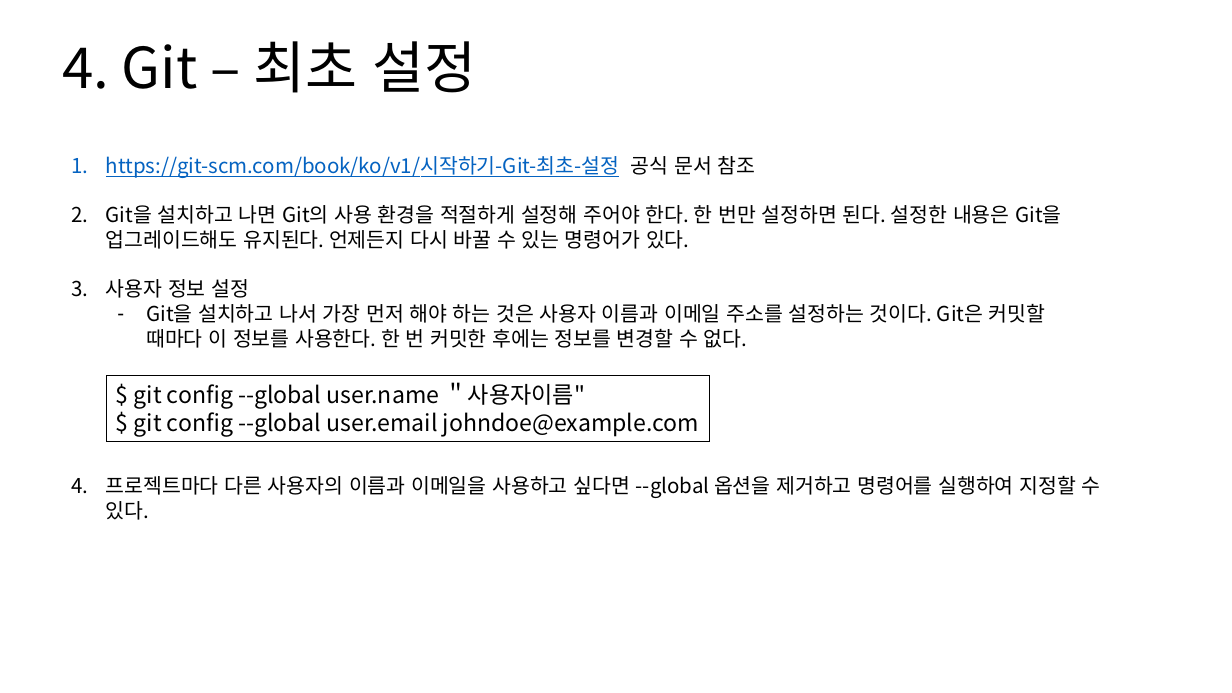
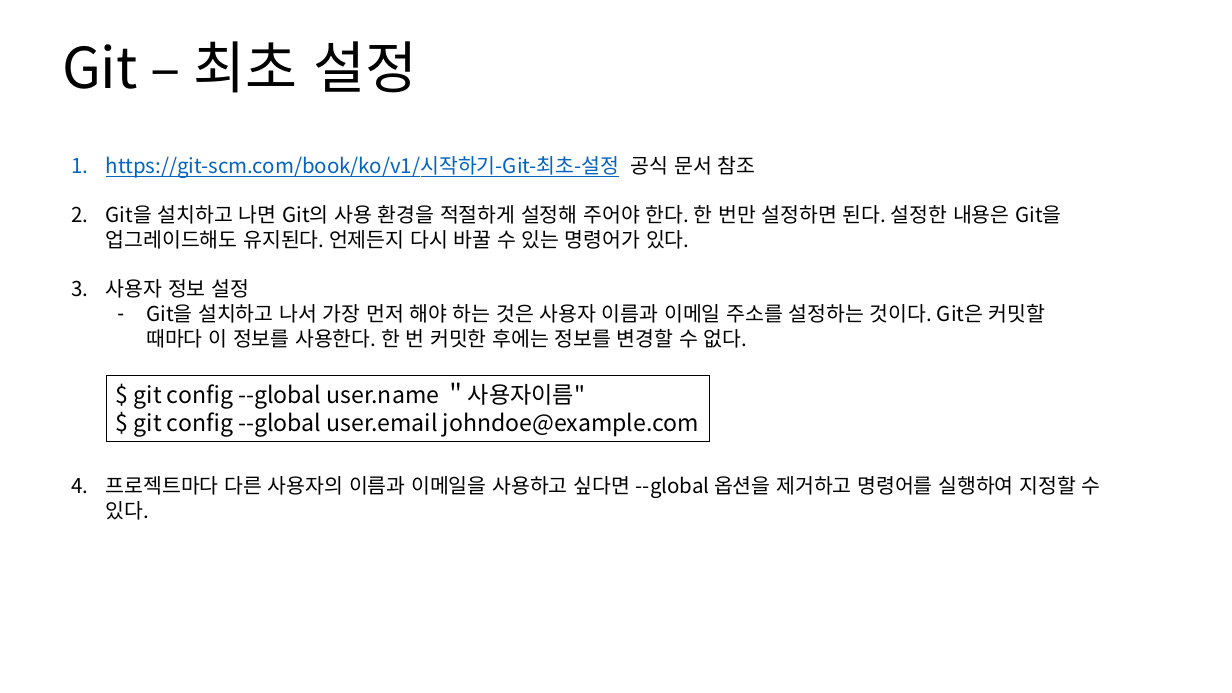
Before and after one commit to SungIn-Shin/git_powerpoint, a slide deck: slide 6 of git_from_the_hell.pptx (slide 7 before the commit). Drawn at 1232x693 pixels with LibreOffice and Linux fonts; fonts in the diff are those of the drawing. Boxes give left, top, right and bottom in pixels: in the first picture for what was removed or moved away, otherwise in the second. Text is boxed around its words. In the diff, an @@ line names an element or a change of style, - is before the commit and + after.

```diff
--- a/git_from_the_hell.pptx
+++ b/git_from_the_hell.pptx
@@ title at [62, 41, 417, 93]: text changed @@
-4. Git – 최초 설정
+Git – 최초 설정
```
Also in this commit, not shown: 11 other slides changed, 13 slides added, 4 slides removed.
